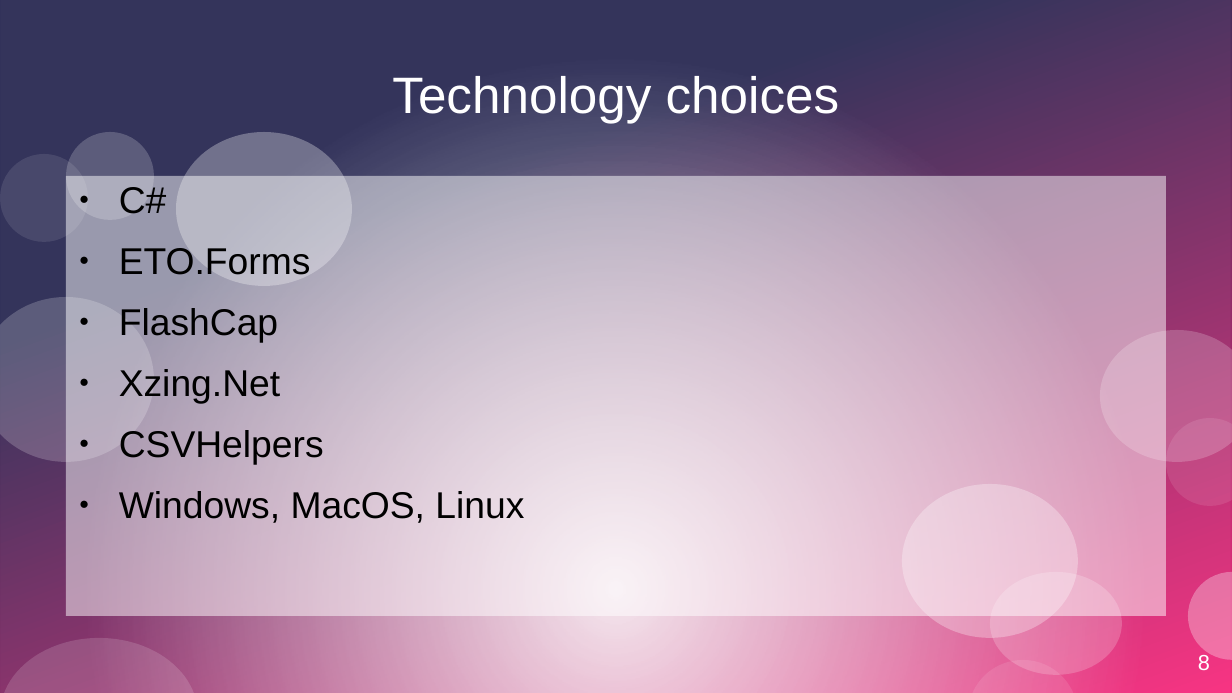
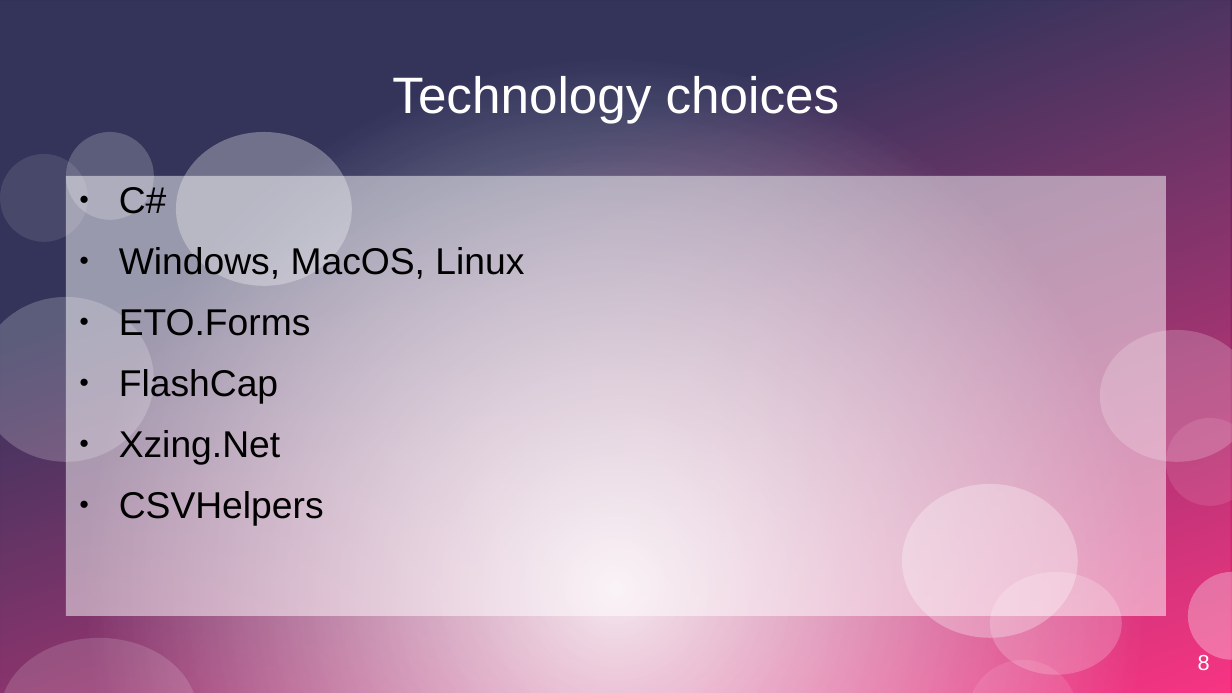
Before and after one commit to MagShadowLight/InventoryManager, a slide deck: slide 8 of Presentation/Capstone-Presentation.pptx. Drawn at 1232x693 pixels with LibreOffice and Linux fonts; fonts in the diff are those of the drawing. Boxes give left, top, right and bottom in pixels: in the first picture for what was removed or moved away, otherwise in the second. Text is boxed around its words. In the diff, an @@ line names an element or a change of style, - is before the commit and + after.

Commit message:
Fixed the windows sizing issue when exiting the full screen and changed presentation.

```diff
--- a/Presentation/Capstone-Presentation.pptx
+++ b/Presentation/Capstone-Presentation.pptx
@@ text at box(119, 247, 524, 282): paragraph added @@
+● Windows, MacOS, Linux
@@ text at box(119, 491, 524, 523): paragraph removed @@
-● Windows, MacOS, Linux
```
Also in this commit, not shown: 2 other slides changed, 1 other file.
